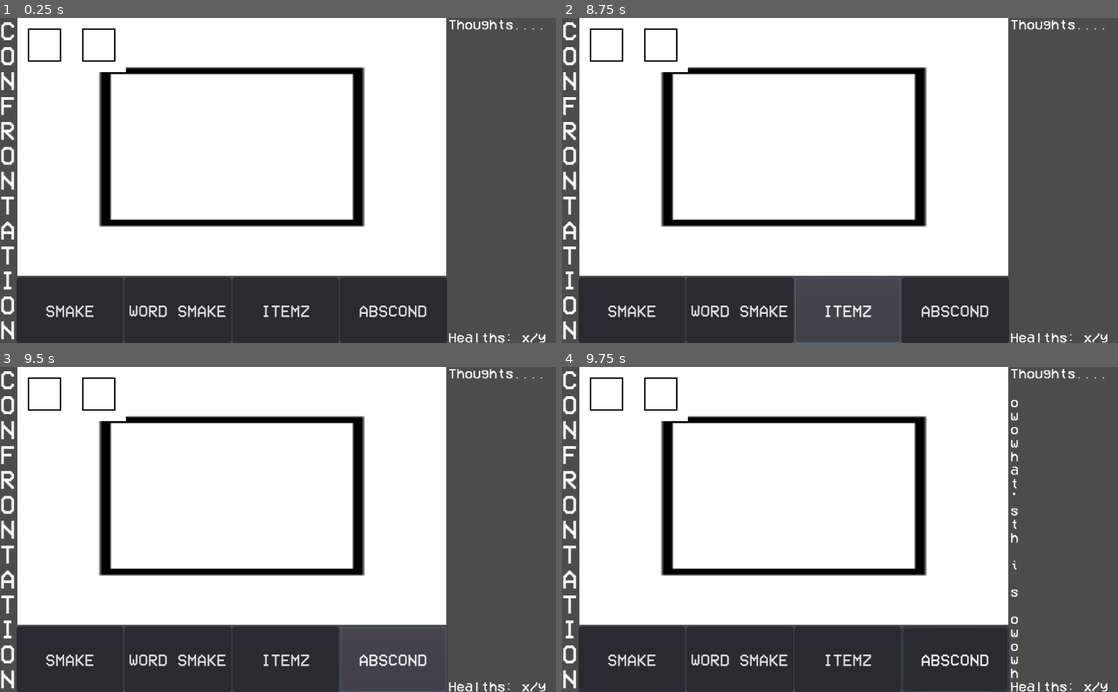
Above: before the commit, frames 1-4 (two rows, left to right).
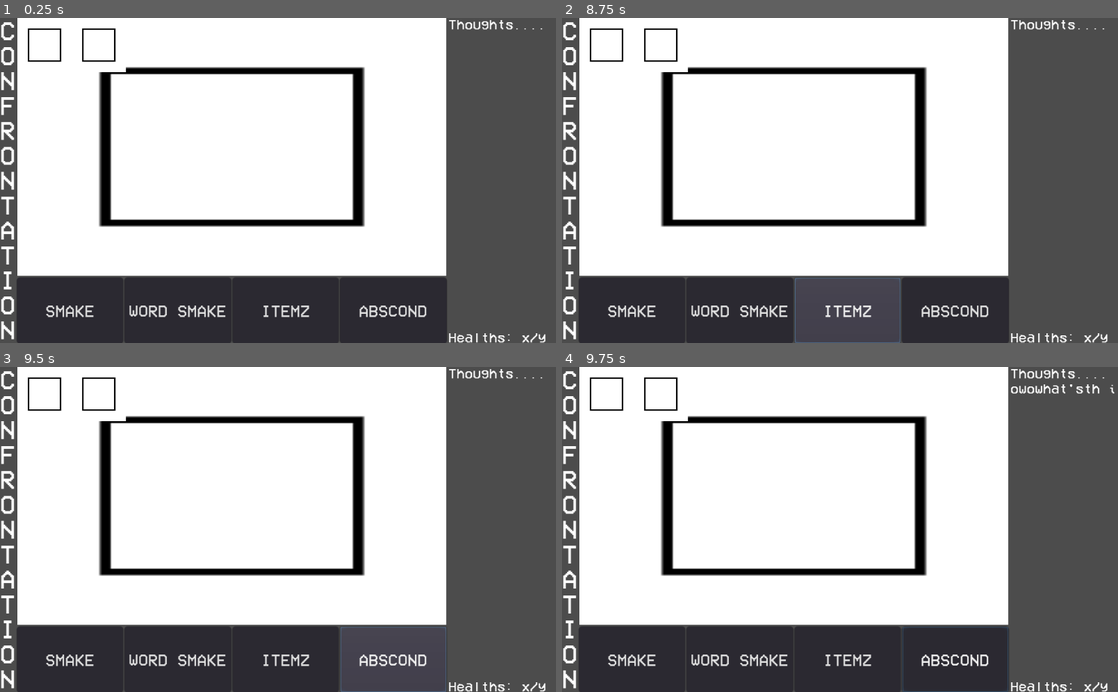
Above: after the commit, the same moments.

Repository: haonkrub/label-autowrap
Game: Godot game, scene res://Scenes/Battle/Battle.tscn
Same seed, same stepped clock (60 frames per second), same inputs: the game is played once before the commit and once after it.
Inputs (mouse positions are in pixels of both pictures, inside the frame that each line leads up to):
- Up to frame 1 (0.25 s): no input
- Up to frame 2 (8.75 s): click "SMAKE" at 0.5 s; click "WORD SMAKE" at 1.25 s; click "ITEMZ" at 2 s; click "ABSCOND" at 2.75 s; click "SMAKE" at 3.5 s; click "WORD SMAKE" at 4.25 s; click "ITEMZ" at 5 s; click "ABSCOND" at 5.75 s; click "SMAKE" at 6.5 s; click "WORD SMAKE" at 7.25 s; click "ITEMZ" at 8 s
- Up to frame 3 (9.5 s): click "ABSCOND" at 8.75 s
- Up to frame 4 (9.75 s): tap Enter (ui_accept) at 9.5 s; move the mouse to (962, 513) at 9.52 s

Frames 1-3 are identical in both runs. In frame 4, 0.5% of the frame differs, in the area x 80-100%, y 5-96%.

Commit message:
tried using anchors

Diff:
--- a/Scenes/Battle/Thoughts.gd
+++ b/Scenes/Battle/Thoughts.gd
@@ -6,7 +6,8 @@
 func create_thought(text):
 	var l = Label.new()
 	l.set_text(text)
-	l.set_autowrap(true)
+	l.anchor_left = 0
+	l.anchor_right = 1
 	l.set_h_size_flags(SIZE_EXPAND_FILL)
 	l.rect_position.y = -10
 	l.theme = load("res://Themes/DefaultTheme.tres")
